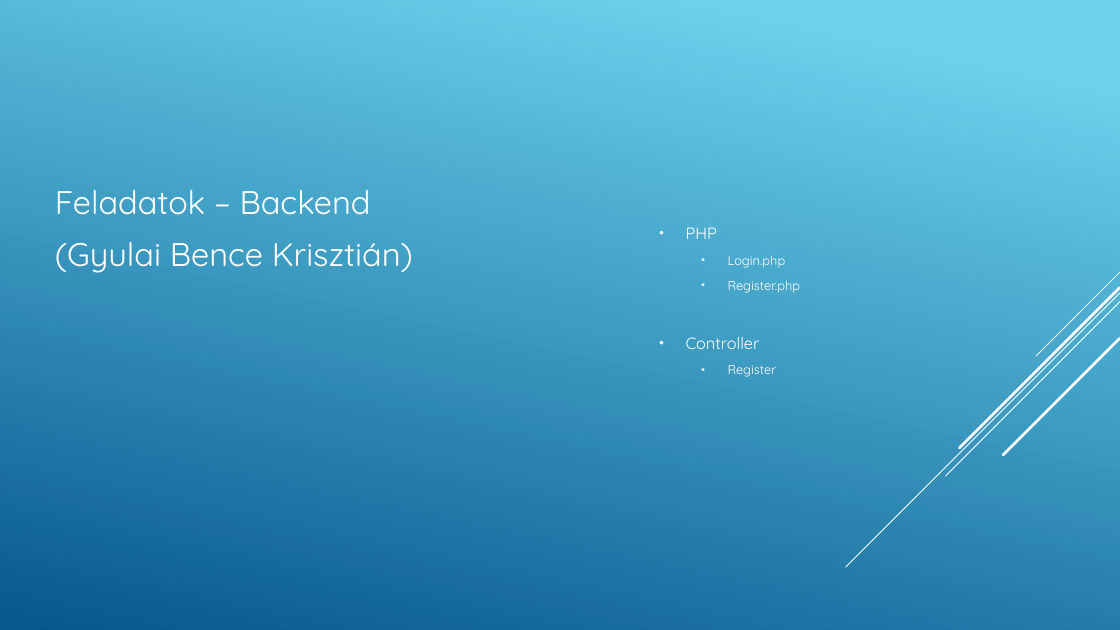
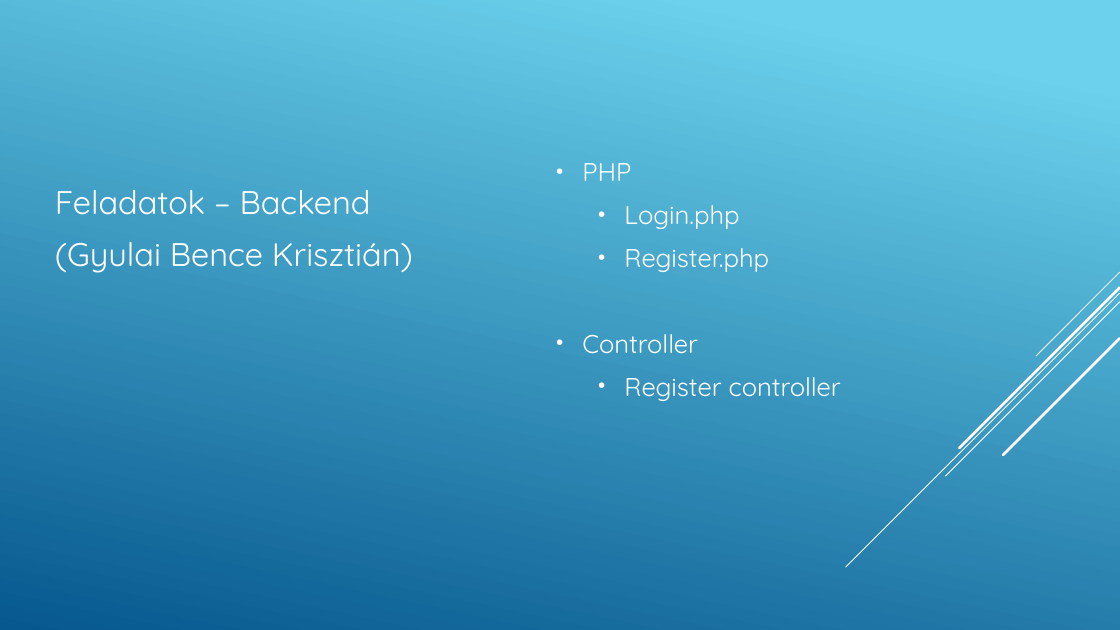
Before and after one commit to csokyS/LuxCar, a slide deck: slide 12 of docs/LuxCar.pptx (slide 9 before the commit). Drawn at 1120x630 pixels with LibreOffice and Linux fonts; fonts in the diff are those of the drawing. Boxes give left, top, right and bottom in pixels: in the first picture for what was removed or moved away, otherwise in the second. Text is boxed around its words. In the diff, an @@ line names an element or a change of style, - is before the commit and + after.

```diff
--- a/docs/LuxCar.pptx
+++ b/docs/LuxCar.pptx
@@ text "PHP": place and size @@
-text "PHP" at [686, 227, 801, 377]
+text "PHP" at [582, 163, 841, 401]
@@ text at [582, 163, 769, 354]: size 14 to 22 pt in "PHP", "Controller"; size 11 to 22 pt in "Login.php", "Register.php"; more space between paragraphs @@
@@ text at [624, 377, 841, 401]: text changed; size 11 to 22 pt @@
-  • Register
+  • Register controller
```
Also in this commit, not shown: 19 other slides changed, 1 slide added, 1 slide removed, 1 other file.
